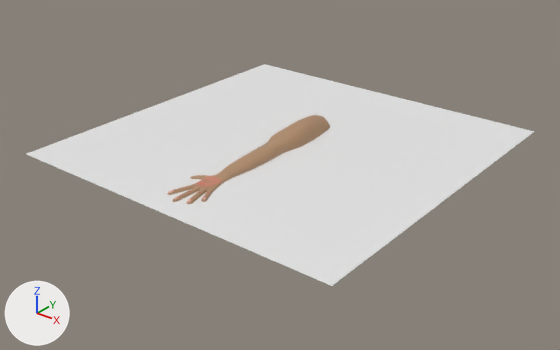
A saved change to the Blender file Assets/Models/Arm.blend.
Before and after are seen from a camera (50 mm lens) standing at (2.43, -3.11, 1.71) and looking at (0.02, -0.09, -0.16). The axes (+X, +Y, +Z) are drawn at lower left. The lights are the same throughout.
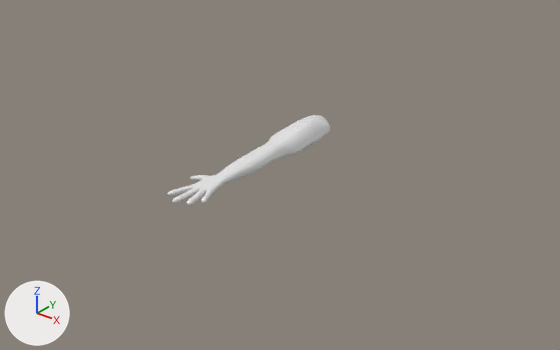
Pixel boxes [x1, y1, x2, y2] of what changed, in the pictures (560 x 350 px):
'Plane', deleted
    before: [26, 64, 535, 286]
'Cube.009', recoloured (beige to white)
    both: [168, 115, 330, 205]

Edits to the bpy script that builds the scene:
```text
Change me_cube_001:
    where me_cube_001.from_pydata(...)  # 2658 vertices, 2656 faces; spans x -0.96..1.26, y -2.52..9.39, z -0.58..0.77
    remove me_cube_001.materials.append(mat_arm_001)  # picture img_armstex_001
Remove ob_plane:
    ob_plane = bpy.data.objects.new('Plane', me_plane)
    ob_plane.location = (0.0, 0.0, 0.0)
```
